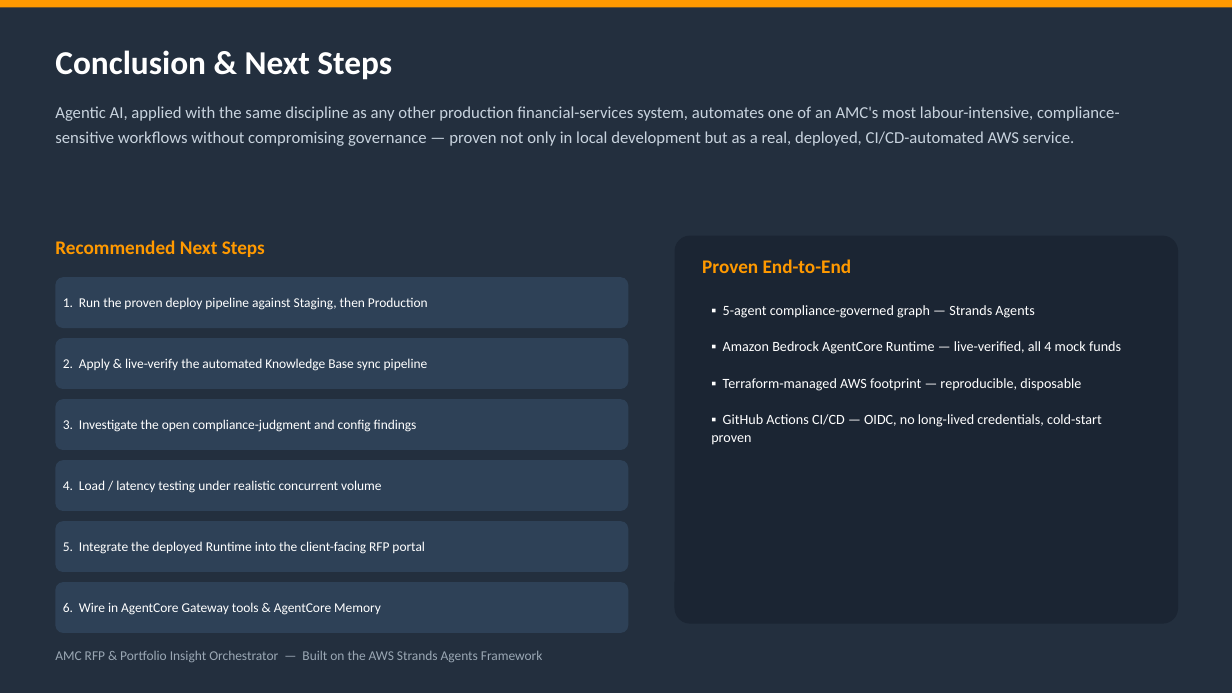
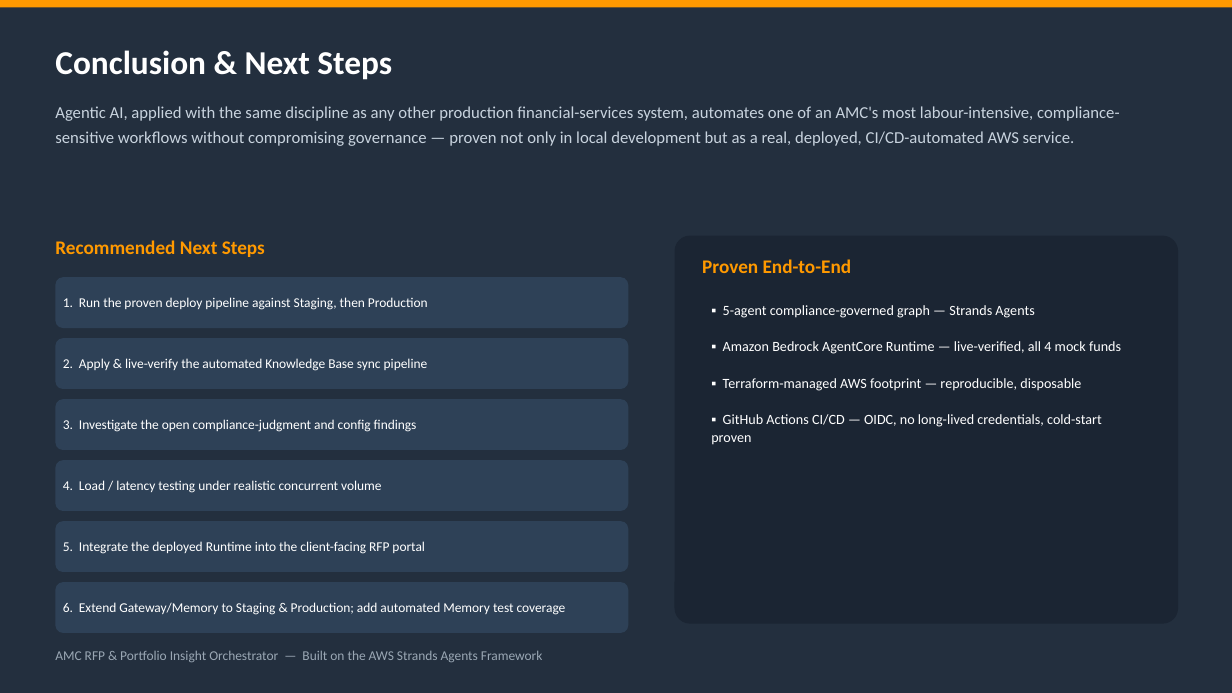
Before and after one commit to kombaraj-ai/uc02-mf-strands-agents-phase-04, a slide deck: slide 18 of docs/AMC_RFP_Orchestrator_Project_Phase01_Phase02_Phase03_Phase04.pptx (slide 17 before the commit). Drawn at 1232x693 pixels with LibreOffice and Linux fonts; fonts in the diff are those of the drawing. Boxes give left, top, right and bottom in pixels: in the first picture for what was removed or moved away, otherwise in the second. Text is boxed around its words. In the diff, an @@ line names an element or a change of style, - is before the commit and + after.

```diff
--- a/docs/AMC_RFP_Orchestrator_Project_Phase01_Phase02_Phase03_Phase04.pptx
+++ b/docs/AMC_RFP_Orchestrator_Project_Phase01_Phase02_Phase03_Phase04.pptx
@@ text in rounded rectangle at box(63, 602, 566, 615): text changed @@
-6. Wire in AgentCore Gateway tools & AgentCore Memory
+6. Extend Gateway/Memory to Staging & Production; add automated Memory test coverage
```
Also in this commit, not shown: 16 other slides changed, 1 slide added, 1 other file.
